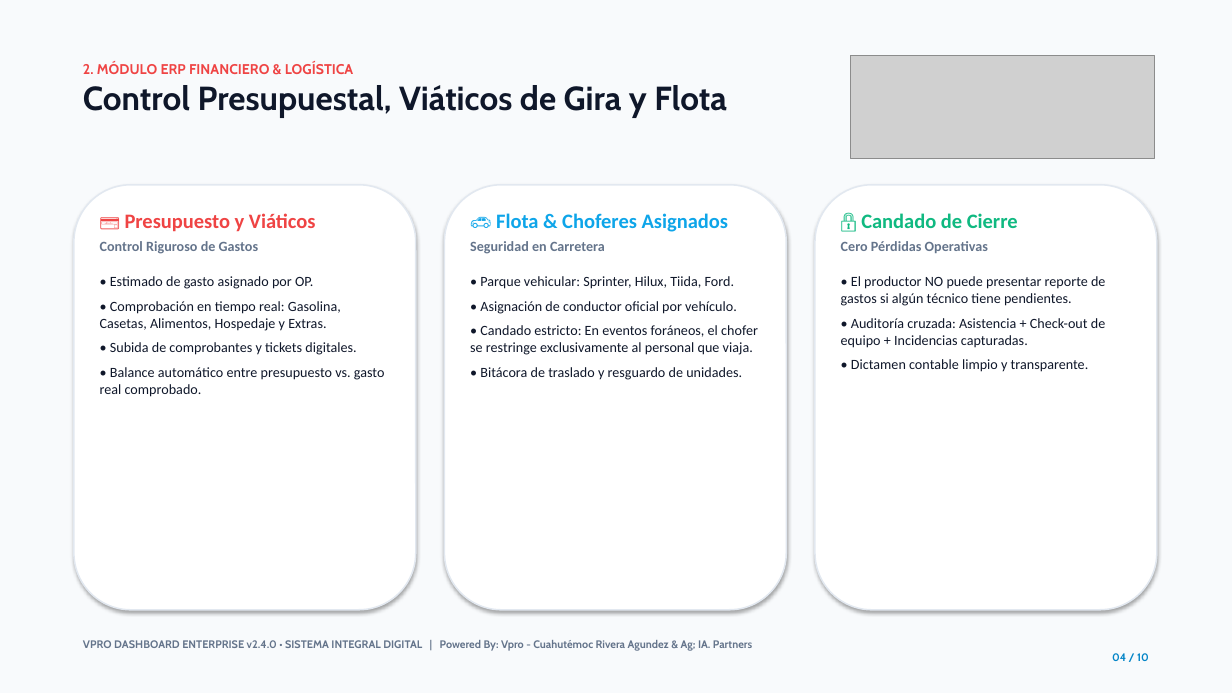
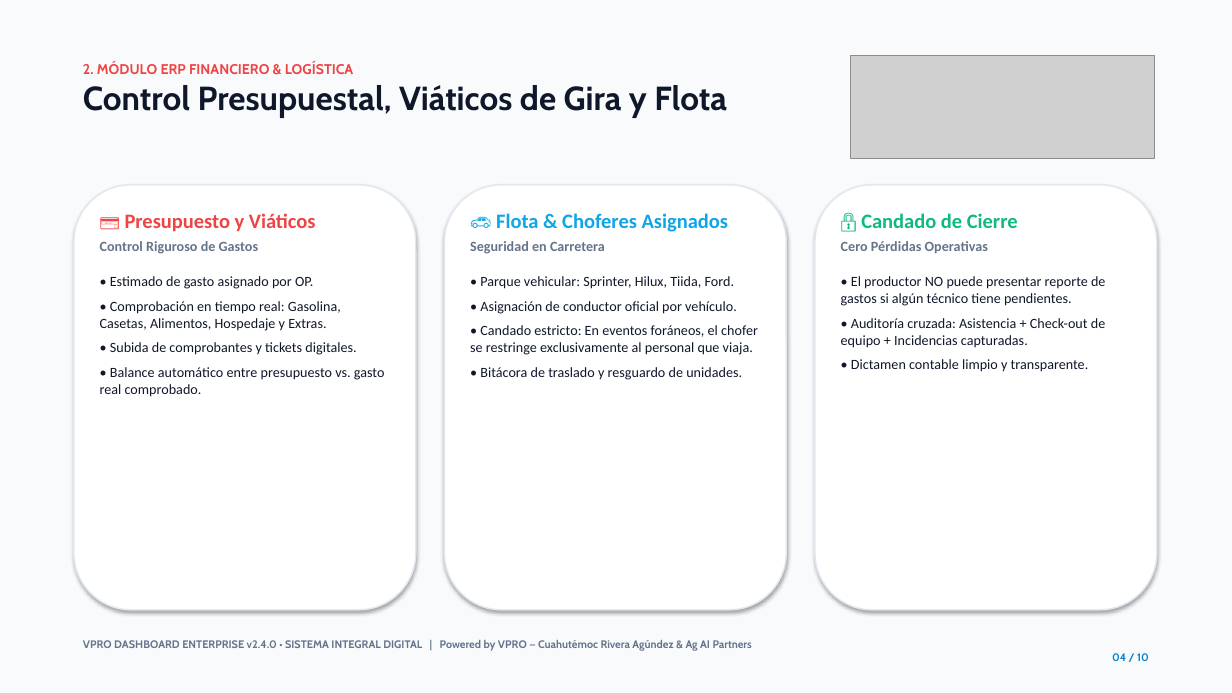
Before and after one commit to pcdeoscar-commits/Sistema_VPRO_Limpio, a slide deck: slide 4 of VPRO_Dashboard_Presentacion_Ejecutiva.pptx. Drawn at 1232x693 pixels with LibreOffice and Linux fonts; fonts in the diff are those of the drawing; grey boxes stand for pictures. Boxes give left, top, right and bottom in pixels: in the first picture for what was removed or moved away, otherwise in the second. Text is boxed around its words. In the diff, an @@ line names an element or a change of style, - is before the commit and + after.

Commit message:
docs(branding): unificar firma oficial a Powered by VPRO — Cuahutémoc Rivera Agúndez & Ag AI Partners

```diff
--- a/VPRO_Dashboard_Presentacion_Ejecutiva.pptx
+++ b/VPRO_Dashboard_Presentacion_Ejecutiva.pptx
@@ text at [83,640,752,651]: text changed @@
-VPRO DASHBOARD ENTERPRISE v2.4.0 • SISTEMA INTEGRAL DIGITAL | Powered By: Vpro - Cuahutémoc Rivera Agundez & Ag; IA. Partners
+VPRO DASHBOARD ENTERPRISE v2.4.0 • SISTEMA INTEGRAL DIGITAL | Powered by VPRO — Cuahutémoc Rivera Agúndez & Ag AI Partners
```
Also in this commit, not shown: 9 other slides changed, 2 other files.
